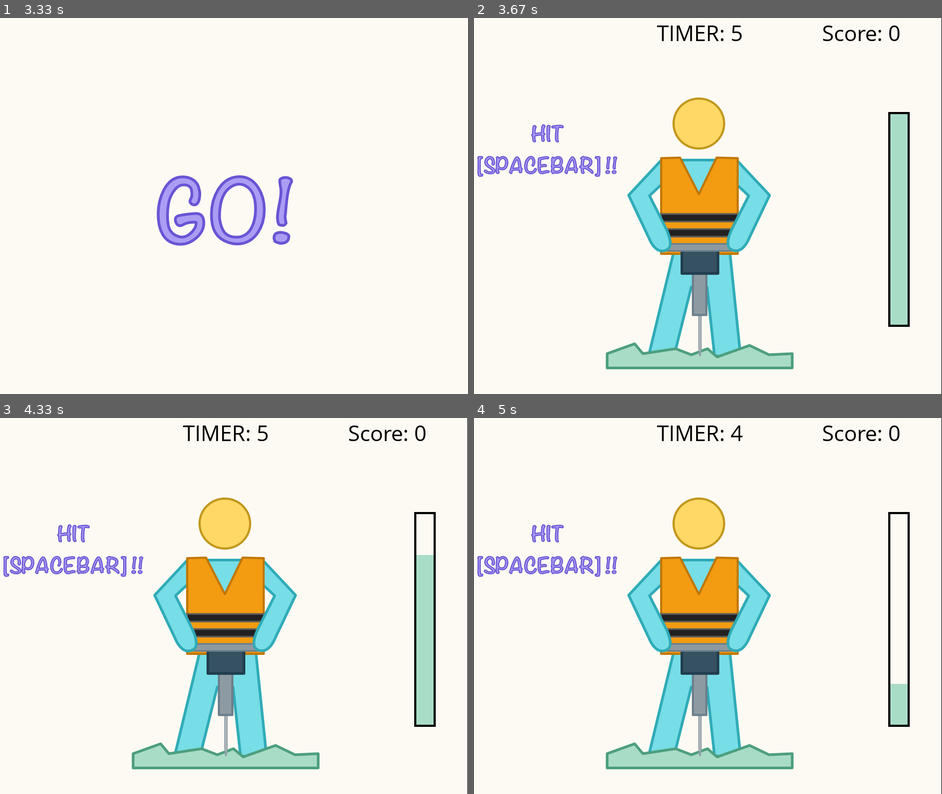
Above: before the commit, frames 1-4 (two rows, left to right).
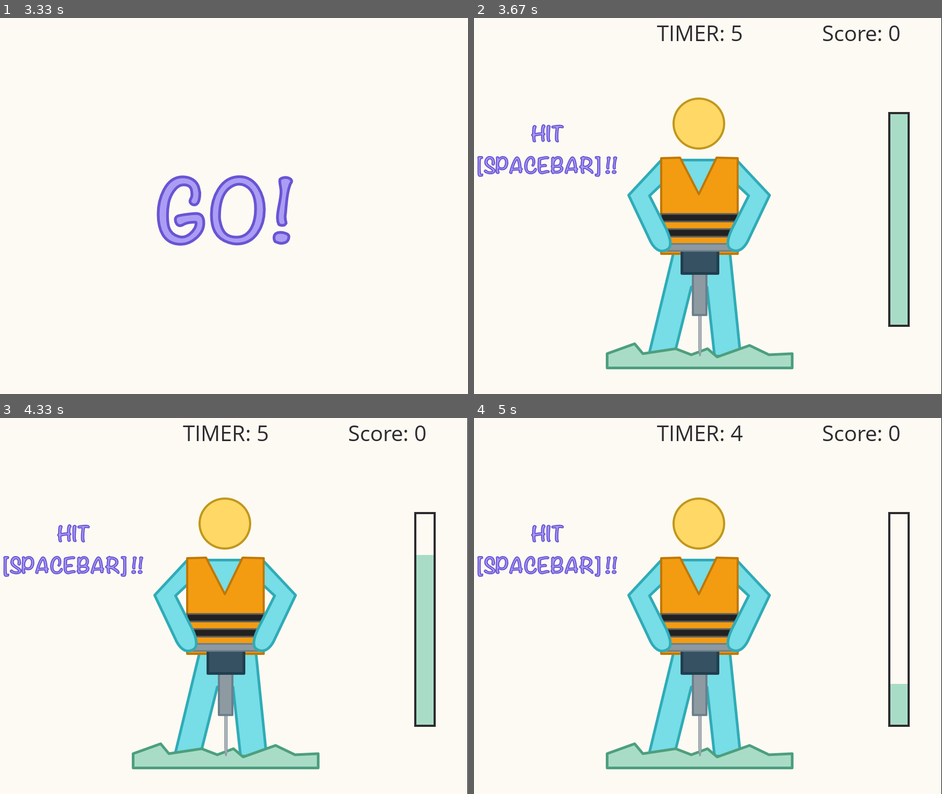
Above: after the commit, the same moments.

Repository: jwl-7/Stick-Bop
Game: pygame game, started from stick-bop.py
Same seed, same stepped clock (60 frames per second), same inputs: the game is played once before the commit and once after it.
Inputs:
- Up to frame 1 (3.33 s): tap Enter at 0.33 s
- Up to frame 2 (3.67 s): no input
- Up to frame 3 (4.33 s): tap Space at 3.93 s
- Up to frame 4 (5 s): tap Space at 4.33, 4.63, 4.83 s

Frame 1 is identical in both runs. In frame 2, 0.9% of the frame differs, in the area x 39-94%, y 2-83%; in frame 3, 0.9%; in frame 4, 0.9%.

Commit message:
style cleanup

Diff:
--- a/stick-bop.py
+++ b/stick-bop.py
@@ -22,15 +22,13 @@
 
 # monokai color palette
 WHITE  = (253, 250, 243)
-BROWN  = ( 45,  43,  46)
-PINK   = (255,  96, 137)
+BLACK  = ( 45,  43,  46)
+RED    = (255,  96, 137)
 GREEN  = (169, 220, 199)
+BLUE   = (119, 220, 230)
 YELLOW = (255, 216, 102)
 ORANGE = (252, 151, 105)
 PURPLE = (171, 157, 244)
-BLUE   = (119, 220, 230)
-BLACK  = (  0,   0,   0)
-
 
 def game_init():
     """Initialize Pygame and mixer module."""
@@ -94,13 +92,12 @@
 
 def game_ready():
     """Display ready, set, GO! message with sound."""
+    size = SCREEN_WIDTH, SCREEN_HEIGHT
+    screen = pygame.display.get_surface()
+
     pygame.mixer.music.stop()
-
     ready_snd = pygame.mixer.Sound(path.join(SND_DIR, 'ready-set-go.ogg'))
     ready_snd.play()
-
-    size = SCREEN_WIDTH, SCREEN_HEIGHT
-    screen = pygame.display.get_surface()
 
     ready_img = pygame.image.load(path.join(IMG_DIR, 'ready.png')).convert()
     ready_img = pygame.transform.scale(ready_img, (SCREEN_WIDTH, SCREEN_HEIGHT), screen)
@@ -173,9 +170,9 @@
     """Display game over message and final score."""
     size = SCREEN_WIDTH, SCREEN_HEIGHT
     screen = pygame.display.get_surface()
+
     menu_snd = pygame.mixer.music.load(path.join(SND_DIR, 'piano-lofi-rain.ogg'))
     pygame.mixer.music.play(-1)
-
     screen.fill(BLUE)
     score_text = 'Final Score: ' + str(SCORE)
     draw_text(screen, WHITE, 'GAME OVER!', 40, SCREEN_WIDTH / 2, SCREEN_HEIGHT / 3)
